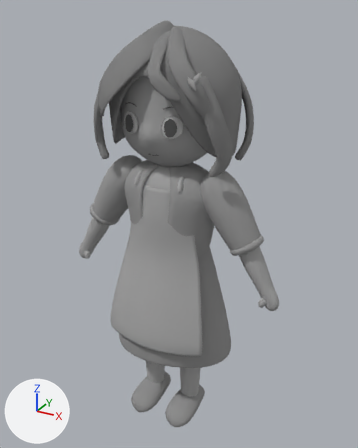
The Blender file assets/authoring/misaki-grayform-v1/misaki-grayform.blend as it was, and as the next commit left it.
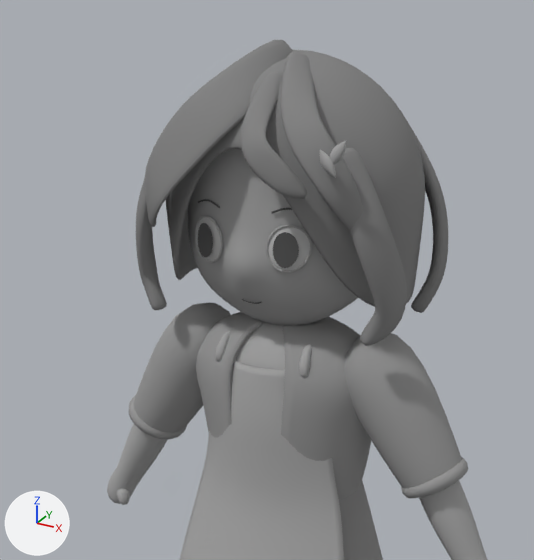
Each version appears first whole from a 50 mm lens placed at (0.797, -1.394, 1.493), pointed at (0.004, 0.047, 0.773), and next in a close-up on the part from 7% to 83% of the width and 0% to 64% of the height. Arrows for +X, +Y and +Z are at lower left; the lights stay in place. The first two pictures are the older version.

In view in the first close-up: '01 / continuous soft face with integrated nose', '10 / continuous bob mass and face opening', '11 / large swept fringe left', '12 / large swept fringe right', '13 / inner fringe broad turn', '14 / cheek-side broad curl -1', '14 / cheek-side broad curl 1', '15 / side-back broad mass 1', '21 / open cardigan around shoulders and waist', '22 / shaped A-pose sleeve -1', '22 / shaped A-pose sleeve 1', '24 / continuous forearm wrist and simple hand mass 1', '31 / continuous apron bib to broad hem' and 18 more.
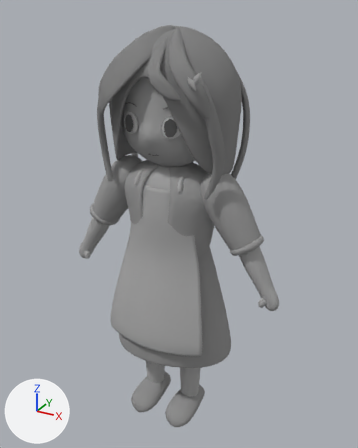
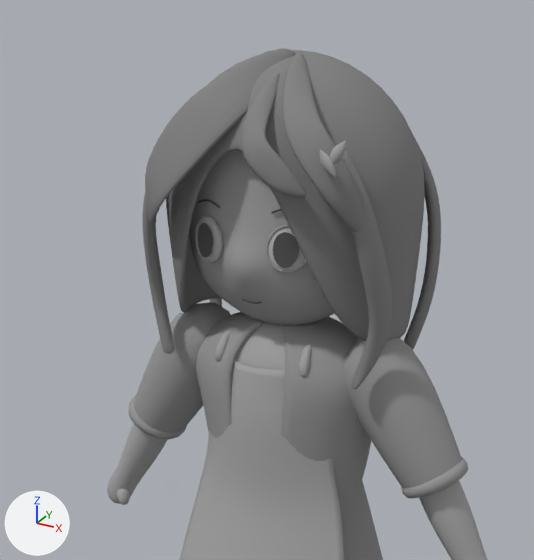
What differs and where, as boxes (x1, y1, x2, y2) in the close-ups (534 x 560 px; the box of a moved part takes in the faces that stretch with it):
'10 / continuous bob mass and face opening', reshaped (14% taller)
    before: (166, 50, 425, 307)
    after: (166, 50, 425, 342)
'11 / large swept fringe left', reshaped
    before: (145, 40, 293, 227)
    after: (145, 49, 295, 225)
'14 / cheek-side broad curl 1', reshaped
    before: (343, 148, 407, 346)
    after: (342, 150, 392, 389)
'15 / side-back broad mass 1', reshaped
    before: (405, 118, 448, 313)
    after: (404, 137, 441, 350)
'14 / cheek-side broad curl -1', reshaped
    before: (136, 178, 167, 310)
    after: (142, 193, 175, 354)
part 2 of me_11___large_swept_fringe_left_editable_quads, moved or reshaped
    before: (179, 40, 293, 138)
    after: (180, 49, 295, 138)

Diff of the bpy script that builds the scene:
```diff
--- a/assets/authoring/misaki-grayform-v1/misaki-grayform.blend.py
+++ b/assets/authoring/misaki-grayform-v1/misaki-grayform.blend.py
@@ me_10___continuous_bob_mass_and_face_opening_editable_quads @@
-me_10___continuous_bob_mass_and_face_opening_editable_quads.from_pydata(...)  # 792 vertices, 792 faces; spans x -0.222..0.223, y -0.154..0.211, z 1.049..1.442
+me_10___continuous_bob_mass_and_face_opening_editable_quads.from_pydata(...)  # 792 vertices, 792 faces; spans x -0.222..0.222, y -0.156..0.211, z 0.994..1.442
+# me_10___continuous_bob_mass_and_face_opening_editable_quads part 1: 696 of 792 vertices moved; they spanned x -0.222..0.223, y -0.154..0.211, z 1.049..1.439 and now span x -0.222..0.222, y -0.156..0.211, z 0.994..1.439; mean shift (0.0, 0.0, -0.037); largest move (0.189, 0.116, 1.157) -> (0.184, 0.113, 1.084)
 me_10___continuous_bob_mass_and_face_opening_editable_quads.materials.append(mat_gray_clay___hair_mass)
@@ me_11___large_swept_fringe_left_editable_quads @@
-me_11___large_swept_fringe_left_editable_quads.from_pydata(...)  # 96 vertices, 90 faces; spans x -0.183..0.038, y -0.192..-0.003, z 1.174..1.466
+me_11___large_swept_fringe_left_editable_quads.from_pydata(...)  # 96 vertices, 90 faces; spans x -0.182..0.031, y -0.192..-0.008, z 1.176..1.445
+# me_11___large_swept_fringe_left_editable_quads part 2: 30 of 96 vertices moved; they spanned x -0.093..0.038, y -0.16..-0.003, z 1.324..1.466 and now span x -0.092..0.031, y -0.16..-0.008, z 1.325..1.445; mean shift (0.0, 0.0, 0.0); largest move (0.012, -0.021, 1.466) -> (0.022, -0.014, 1.445)
+# other edits to the shape of me_11___large_swept_fringe_left_editable_quads do not show in these pictures
 me_11___large_swept_fringe_left_editable_quads.materials.append(mat_gray_clay___hair_mass)
@@ me_14___cheek_side_broad_curl__1_editable_quads @@
-me_14___cheek_side_broad_curl__1_editable_quads.from_pydata(...)  # 96 vertices, 90 faces; spans x -0.249..-0.133, y -0.138..-0.05, z 1.023..1.323
+me_14___cheek_side_broad_curl__1_editable_quads.from_pydata(...)  # 96 vertices, 90 faces; spans x -0.227..-0.142, y -0.128..-0.06, z 0.946..1.319
+# me_14___cheek_side_broad_curl__1_editable_quads part 3: 96 of 96 vertices moved; they spanned x -0.249..-0.133, y -0.138..-0.05, z 1.023..1.323 and now span x -0.227..-0.142, y -0.128..-0.06, z 0.946..1.319; mean shift (0.01, 0.0, -0.024)
 me_14___cheek_side_broad_curl__1_editable_quads.materials.append(mat_gray_clay___hair_mass)
@@ me_14___cheek_side_broad_curl_1_editable_quads @@
-me_14___cheek_side_broad_curl_1_editable_quads.from_pydata(...)  # 96 vertices, 90 faces; spans x 0.133..0.249, y -0.138..-0.05, z 1.023..1.323
+me_14___cheek_side_broad_curl_1_editable_quads.from_pydata(...)  # 96 vertices, 90 faces; spans x 0.142..0.227, y -0.128..-0.06, z 0.946..1.319
+# me_14___cheek_side_broad_curl_1_editable_quads part 4: 96 of 96 vertices moved; they spanned x 0.133..0.249, y -0.138..-0.05, z 1.023..1.323 and now span x 0.142..0.227, y -0.128..-0.06, z 0.946..1.319; mean shift (-0.01, 0.0, -0.024)
 me_14___cheek_side_broad_curl_1_editable_quads.materials.append(mat_gray_clay___hair_mass)
@@ me_15___side_back_broad_mass_1_editable_quads @@
-me_15___side_back_broad_mass_1_editable_quads.from_pydata(...)  # 96 vertices, 90 faces; spans x 0.111..0.249, y 0.063..0.152, z 1.029..1.364
+me_15___side_back_broad_mass_1_editable_quads.from_pydata(...)  # 96 vertices, 90 faces; spans x 0.118..0.233, y 0.07..0.141, z 0.956..1.359
+# me_15___side_back_broad_mass_1_editable_quads part 5: 96 of 96 vertices moved; they spanned x 0.111..0.249, y 0.063..0.152, z 1.029..1.364 and now span x 0.118..0.233, y 0.07..0.141, z 0.956..1.359; mean shift (-0.009, 0.0, -0.023)
 me_15___side_back_broad_mass_1_editable_quads.materials.append(mat_gray_clay___hair_mass)
```
